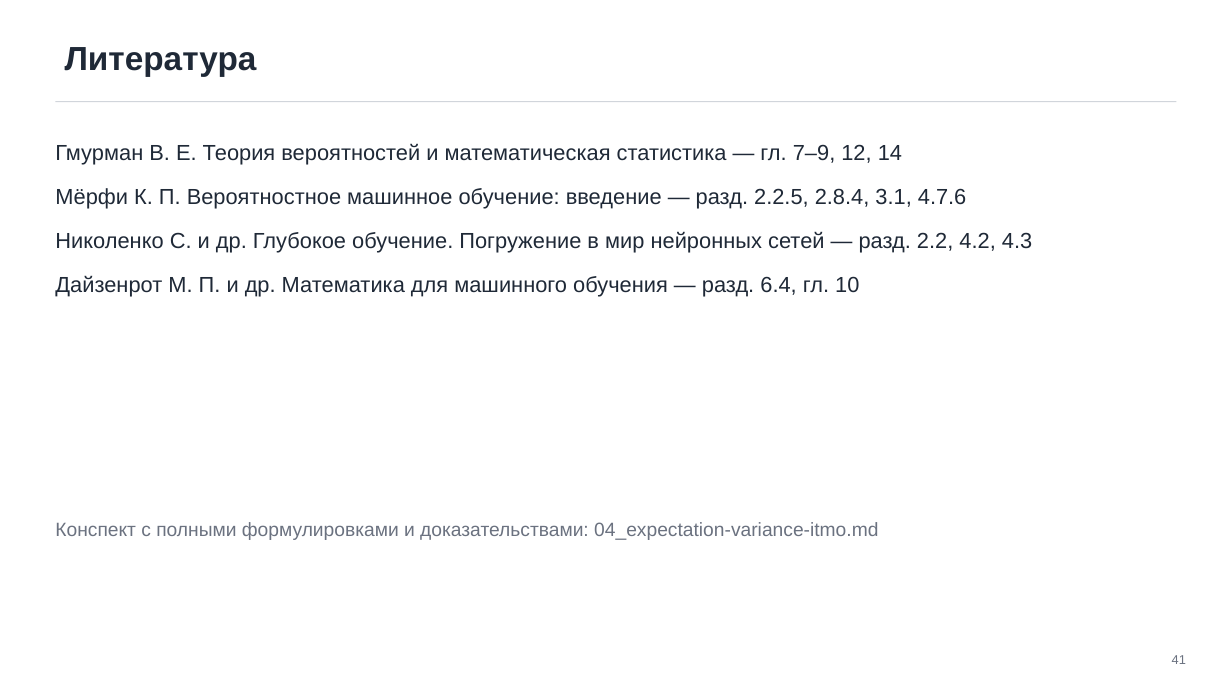
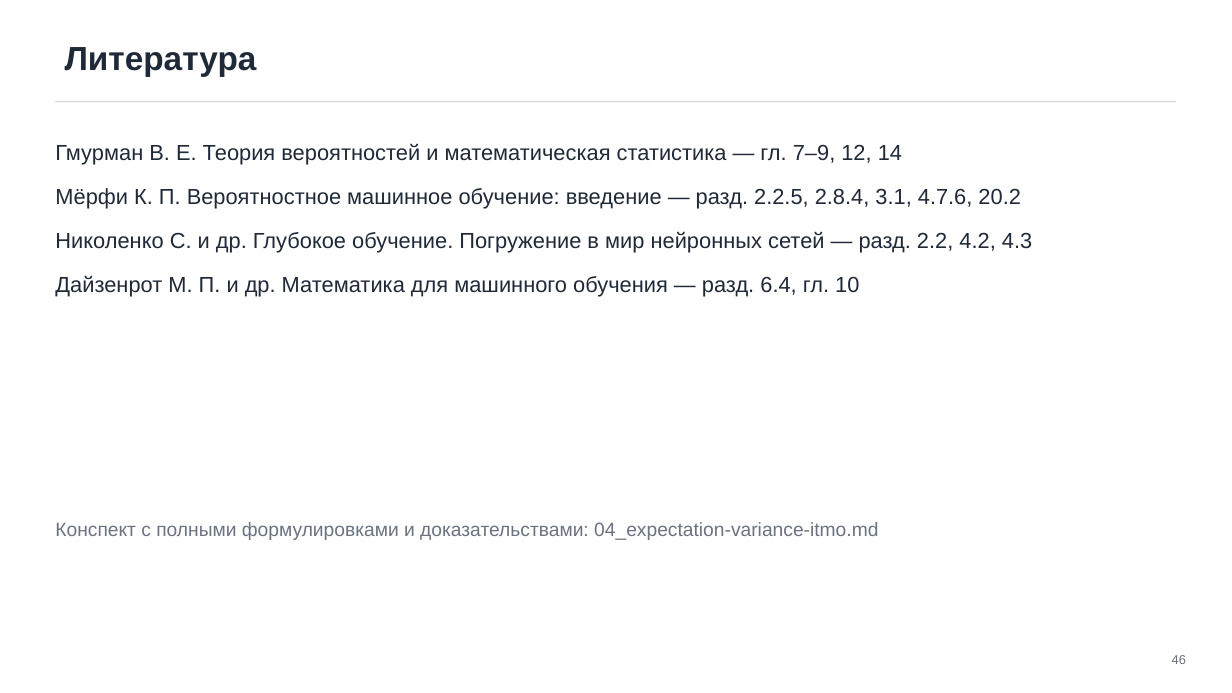
Before and after one commit to TheTonyPub/probability-theory-2026, a slide deck: slide 46 of lectures/04_expectation-variance-itmo.pptx (slide 41 before the commit). Drawn at 1232x693 pixels with LibreOffice and Linux fonts; fonts in the diff are those of the drawing. Boxes give left, top, right and bottom in pixels: in the first picture for what was removed or moved away, otherwise in the second. Text is boxed around its words. In the diff, an @@ line names an element or a change of style, - is before the commit and + after.

```diff
--- a/lectures/04_expectation-variance-itmo.pptx
+++ b/lectures/04_expectation-variance-itmo.pptx
@@ text at (55, 188, 1020, 209): text changed @@
-Мёрфи К. П. Вероятностное машинное обучение: введение — разд. 2.2.5, 2.8.4, 3.1, 4.7.6
+Мёрфи К. П. Вероятностное машинное обучение: введение — разд. 2.2.5, 2.8.4, 3.1, 4.7.6, 20.2
@@ page number at (1172, 655, 1186, 664): text changed @@
-41
+46
```
Also in this commit, not shown: 3 other slides changed, 5 slides added, 8 other files.
